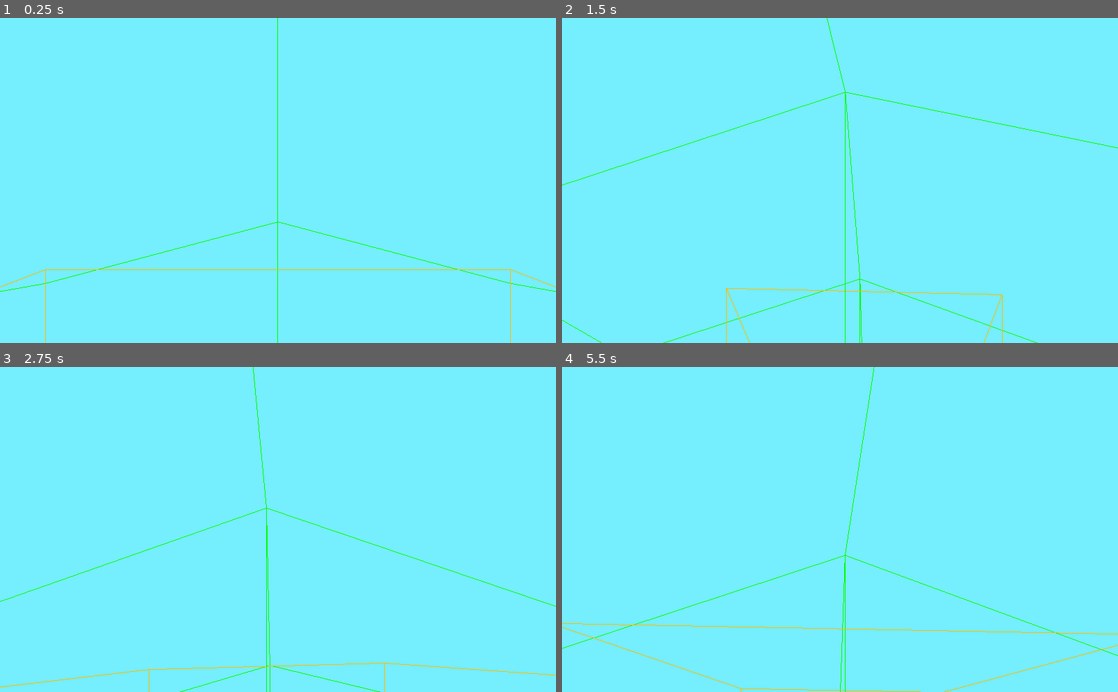
Above: before the commit, frames 1-4 (two rows, left to right).
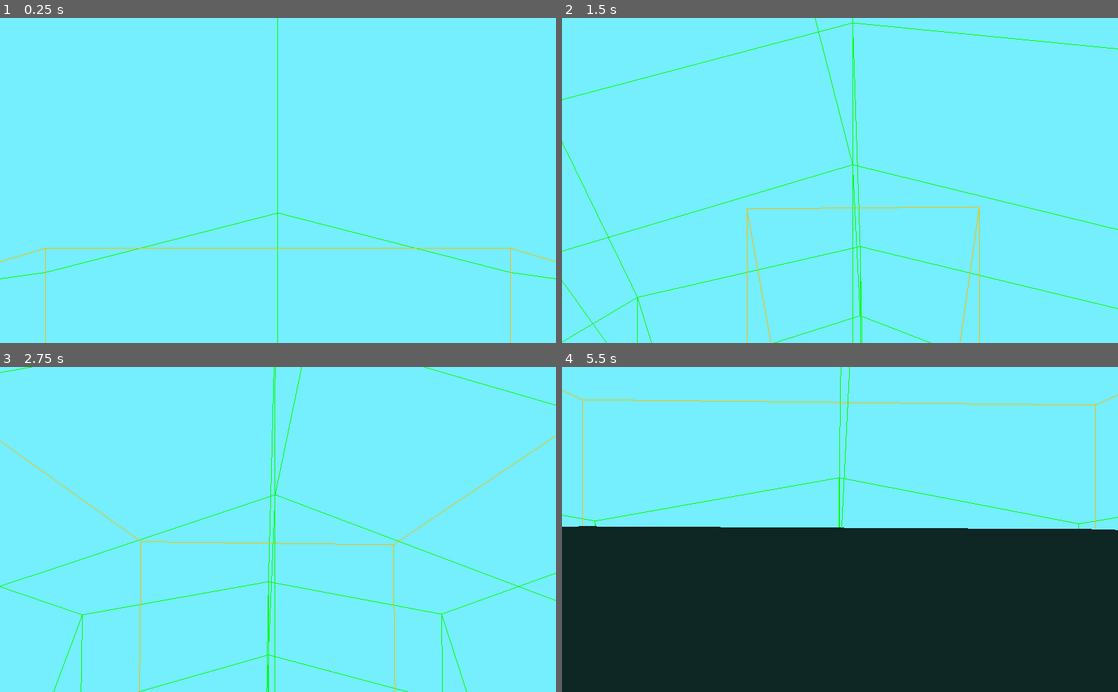
Above: after the commit, the same moments.

Repository: ctkerns/Marching-Cube-Sphere
Game: Godot game, scene res://Scenes/Universe.tscn
Two runs of this game, one before a commit and one after it. Both use one fixed random seed, a clock stepped at 60 frames per second and the inputs below.
Inputs (mouse positions are in pixels of both pictures, inside the frame that each line leads up to):
- Up to frame 1 (0.25 s): no input
- Up to frame 2 (1.5 s): move the mouse to (867, 180) at 0.52 s; hold W (move_forward) from 0.53 s (still down); move the mouse to (812, 180) at 1.27 s
- Up to frame 3 (2.75 s): keep holding W (move_forward); move the mouse to (289, 523) at 2.02 s
- Up to frame 4 (5.5 s): keep holding W (move_forward); move the mouse to (834, 536) at 2.77 s; move the mouse to (878, 532) at 3.52 s; move the mouse to (795, 526) at 4.27 s; move the mouse to (845, 529) at 5.02 s

The runs differ from the first frame. In frame 1, 0.9% of the frame differs, in the area x 0-100%, y 59-85%; in frame 2, 2.2%; in frame 3, 2.1%; in frame 4, 51%, in the area x 0-100%, y 0-100%.

Commit message:
Added gravity and player collision.

Diff:
--- a/Scenes/Player.tscn
+++ b/Scenes/Player.tscn
@@ -1,10 +1,17 @@
-[gd_scene load_steps=2 format=2]
+[gd_scene load_steps=3 format=2]
 
 [ext_resource path="res://Scripts/Player.gd" type="Script" id=1]
 
-[node name="Player" type="Spatial"]
+[sub_resource type="CapsuleShape" id=1]
+height = 2.0
+
+[node name="Player" type="KinematicBody"]
 script = ExtResource( 1 )
 
 [node name="PitchRotator" type="Spatial" parent="."]
 
 [node name="Camera" type="Camera" parent="PitchRotator"]
+
+[node name="CollisionShape" type="CollisionShape" parent="."]
+transform = Transform( 1, 0, 0, 0, -1.62921e-07, -1, 0, 1, -1.62921e-07, 0, 0, 0 )
+shape = SubResource( 1 )
--- a/Scripts/Player.gd
+++ b/Scripts/Player.gd
@@ -1,14 +1,18 @@
-extends Spatial
+extends KinematicBody
 
 var _speed = 5
+var _acceleataion = 3
 var _mouse_sensitivity = 0.1
+var _velocity = Vector3()
+var _grounded = false
+var _friction = 0.99
 
 onready var pitch = $PitchRotator
 onready var camera = $PitchRotator/Camera
 
 func _ready():
 	Input.set_mouse_mode(Input.MOUSE_MODE_CAPTURED)
-	self.set_rotation(Vector3(0.0, 0.0, 0.0))
+	self.set_rotation(Vector3())
 
 func _process(delta):
 	# Free the mouse.
@@ -18,25 +22,46 @@
 		else:
 			Input.set_mouse_mode(Input.MOUSE_MODE_VISIBLE)
 
-	# Move the Player.
-	if Input.is_action_pressed("move_forward"):
-		translate(Vector3(0, 0, -_speed*delta))
-	if Input.is_action_pressed("move_backward"):
-		translate(Vector3(0, 0, _speed*delta))
-	if Input.is_action_pressed("move_left"):
-		translate(Vector3(-_speed*delta, 0, 0))
-	if Input.is_action_pressed("move_right"):
-		translate(Vector3(_speed*delta, 0, 0))
-	if Input.is_action_pressed("move_up"):
-		translate(Vector3(0, _speed*delta, 0))
-	if Input.is_action_pressed("move_down"):
-		translate(Vector3(0, -_speed*delta, 0))
-
 	# Update player rotation to spherical tangent.
 	var prev_forward = -self.get_transform().basis.z
 	var look_up = self.get_translation().normalized()
 	var look_forward = look_up.cross(prev_forward.cross(look_up)).normalized()
 	self.look_at(self.get_translation() + look_forward, look_up)
+
+func _physics_process(delta):
+	var up
+	var direction = Vector3()
+	var forward = self.get_global_transform().basis
+
+	# Find the player's intended direction.
+	if _grounded:
+		if Input.is_action_pressed("move_forward"):
+			direction -= forward.z
+		if Input.is_action_pressed("move_backward"):
+			direction += forward.z
+		if Input.is_action_pressed("move_left"):
+			direction -= forward.x
+		if Input.is_action_pressed("move_right"):
+			direction += forward.x
+		if Input.is_action_pressed("move_up"):
+			up = self.get_translation().normalized()
+			_velocity += up*10.0
+
+		# Walk.
+		direction = direction.normalized()*_speed
+		_velocity = _velocity.linear_interpolate(direction, _speed*delta)
+
+	# Do the gravity.
+	up = self.get_translation().normalized()
+	_velocity -= up*9.8*delta
+
+	# Collide.
+	var collision = move_and_collide(_velocity*delta)
+	up = self.get_translation().normalized()
+	_grounded = false
+	if collision != null:
+		_velocity -= _velocity.project(-up)
+		_grounded = true
 
 func _input(event):
 	# Rotate the camera.
